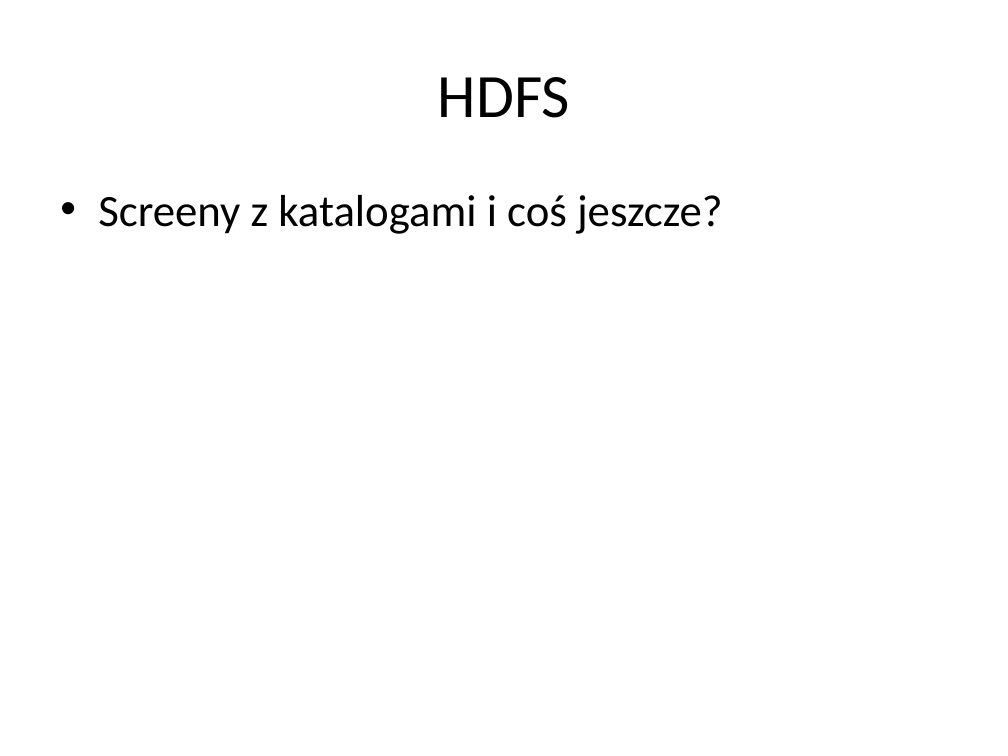
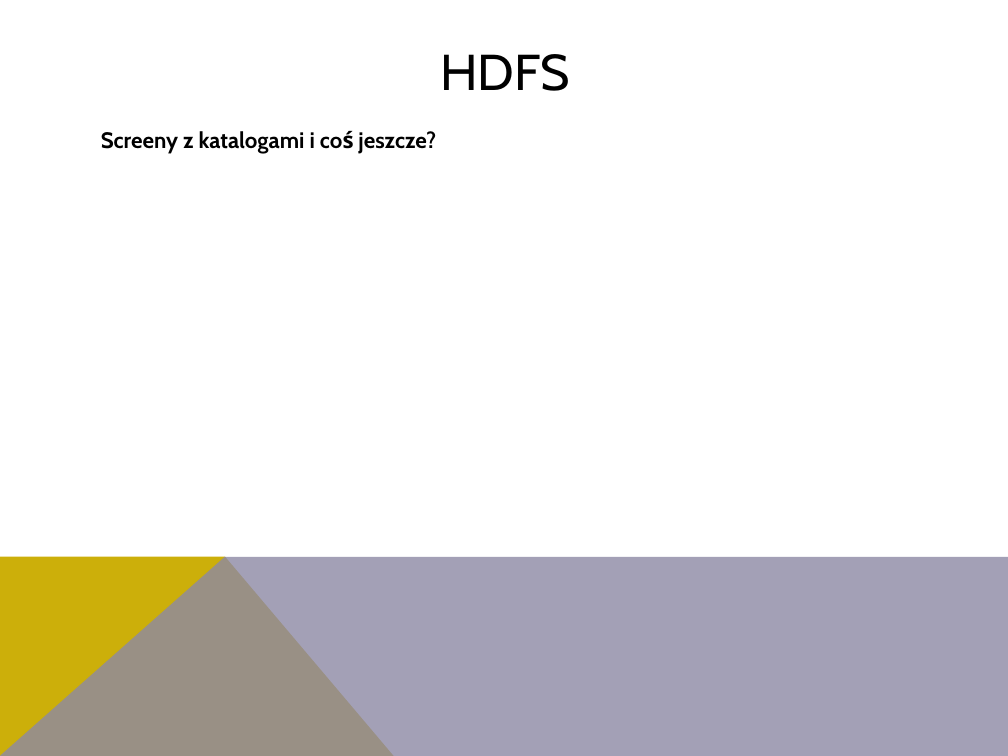
Before and after one commit to anyanyany/DataScience, a slide deck: slide 7 of PozyskiwanieDanych/prezentacja szablon.pptx. Drawn at 1008x756 pixels with LibreOffice and Linux fonts; fonts in the diff are those of the drawing. Boxes give left, top, right and bottom in pixels: in the first picture for what was removed or moved away, otherwise in the second. Text is boxed around its words. In the diff, an @@ line names an element or a change of style, - is before the commit and + after.

```diff
--- a/PozyskiwanieDanych/prezentacja szablon.pptx
+++ b/PozyskiwanieDanych/prezentacja szablon.pptx
@@ title "HDFS": place and size @@
-title "HDFS" at bbox=[438, 77, 570, 118]
+title "HDFS" at bbox=[440, 54, 570, 91]
@@ title "HDFS" at bbox=[440, 54, 570, 91]: size 44 to 36 pt, font Calibri to Cabin @@
@@ text "Screeny z katalogami i coś ...": place and size @@
-text "Screeny z katalogami i coś ..." at bbox=[98, 195, 723, 234]
+text "Screeny z katalogami i coś ..." at bbox=[101, 131, 436, 154]
@@ text "Screeny z katalogami i coś ..." at bbox=[101, 131, 436, 154]: size 32 to 16 pt, font Calibri to Cabin, bold on; bullet • to none; more space between paragraphs @@
@@ freeform shape added at bbox=[0, 556, 394, 756], fill #CCAF0A @@
@@ freeform shape added at bbox=[0, 556, 1008, 756], fill #8D89A4 at 80% opacity @@
```
Also in this commit, not shown: 5 other slides changed, 1 slide added, 1 slide removed.
